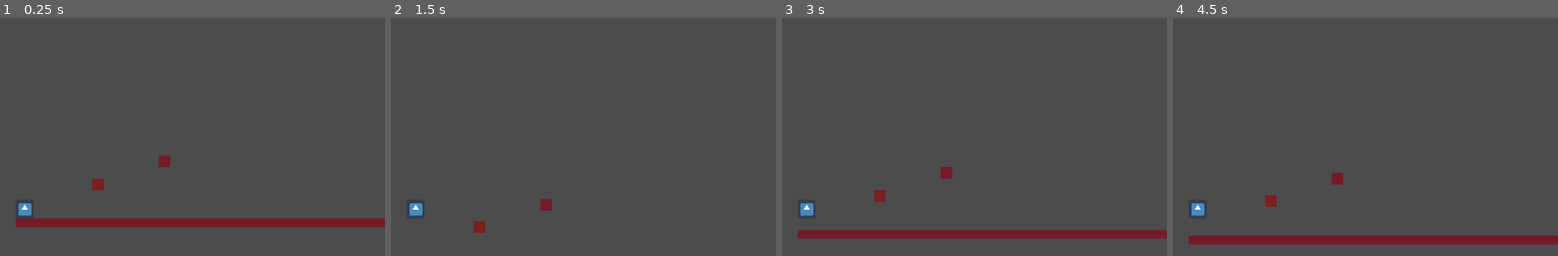
Above: before the commit, frames 1-4 (left to right).
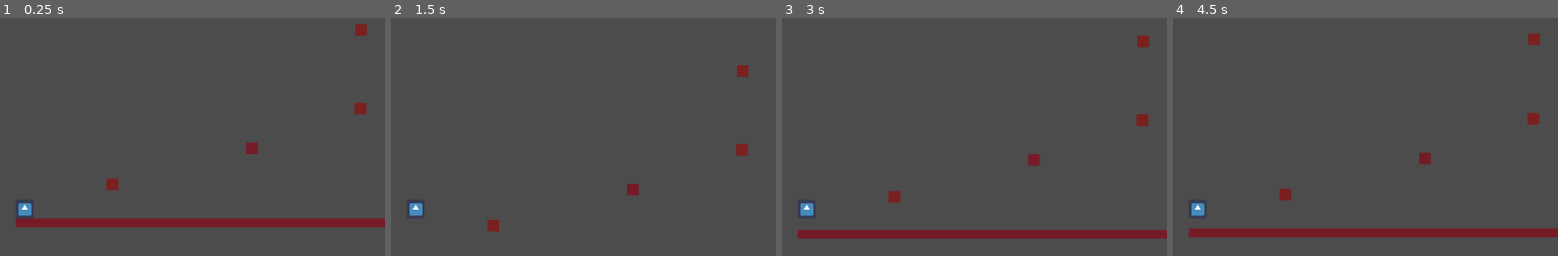
Above: after the commit, the same moments.

Repository: layolabernat/Joc-1
Game: Godot game, scene res://Joc.tscn
Two runs of this game, one before a commit and one after it. Both use one fixed random seed, a clock stepped at 60 frames per second and the inputs below. The engine's default icon, where the game draws it, is replaced by a stand-in: a white triangle on a blue panel in a dark square.
Inputs:
- Up to frame 1 (0.25 s): no input
- Up to frame 2 (1.5 s): tap Enter at 0.5 s; tap W (ves_adalt) at 0.6 s; tap D (ves_dreta) at 1.35 s
- Up to frame 3 (3 s): tap A (ves_esquerra) at 2.1 s; tap Space at 2.75 s; tap W (ves_adalt) at 2.85 s
- Up to frame 4 (4.5 s): tap D (ves_dreta) at 3.6 s; tap A (ves_esquerra) at 4.35 s

The runs differ from the first frame. In frame 1, 0.9% of the frame differs, in the area x 24-96%, y 2-73%; in frame 2, 0.9%; in frame 3, 0.9%; in frame 4, 6.9%, in the area x 4-100%, y 6-96%.

Commit message:
joc

Diff:
--- a/Joc.tscn
+++ b/Joc.tscn
@@ -26,7 +26,7 @@
 zoom = Vector2( 2.5, 2.5 )
 
 [node name="Paret" parent="." instance=ExtResource( 1 )]
-position = Vector2( 518, 423 )
+position = Vector2( 819, 377 )
 
 [node name="Paret3" parent="." instance=ExtResource( 1 )]
 position = Vector2( 1986, -4365 )
@@ -37,5 +37,15 @@
 scale = Vector2( 50, 0.75 )
 
 [node name="Paret 4" parent="." instance=ExtResource( 4 )]
+position = Vector2( 1534, 107 )
 
 [node name="Paret 5" parent="." instance=ExtResource( 4 )]
+position = Vector2( 337, 503 )
+
+[node name="Paret 6" parent="." instance=ExtResource( 4 )]
+position = Vector2( 1195, 240 )
+
+[node name="Paret 7" parent="." instance=ExtResource( 4 )]
+position = Vector2( 1198, -34 )
+
+[node name="Sprite" type="Sprite" parent="."]
--- a/Paret 4.tscn
+++ b/Paret 4.tscn
@@ -6,12 +6,15 @@
 [node name="Paret 4" type="StaticBody2D"]
 
 [node name="CollisionShape2D" type="CollisionShape2D" parent="."]
-position = Vector2( 287, 501 )
 shape = SubResource( 2 )
 
 [node name="ColorRect" type="ColorRect" parent="."]
-margin_left = 268.0
-margin_top = 481.0
-margin_right = 308.0
-margin_bottom = 521.0
+anchor_left = 0.5
+anchor_top = 0.5
+anchor_right = 0.5
+anchor_bottom = 0.5
+margin_left = -20.0
+margin_top = -20.0
+margin_right = 20.0
+margin_bottom = 20.0
 color = Color( 0.486275, 0.12549, 0.12549, 1 )
--- a/Personatge.gd
+++ b/Personatge.gd
@@ -2,8 +2,8 @@
 
 var velocitat := 500
 var moviment := Vector2.ZERO
-var gravetat := Vector2.DOWN * 350
-var salt := Vector2.UP * 325
+var gravetat := Vector2.DOWN * 375
+var salt := Vector2.UP * 330
 # Declare member variables here. Examples:
 # var a = 2
 # var b = "text"
